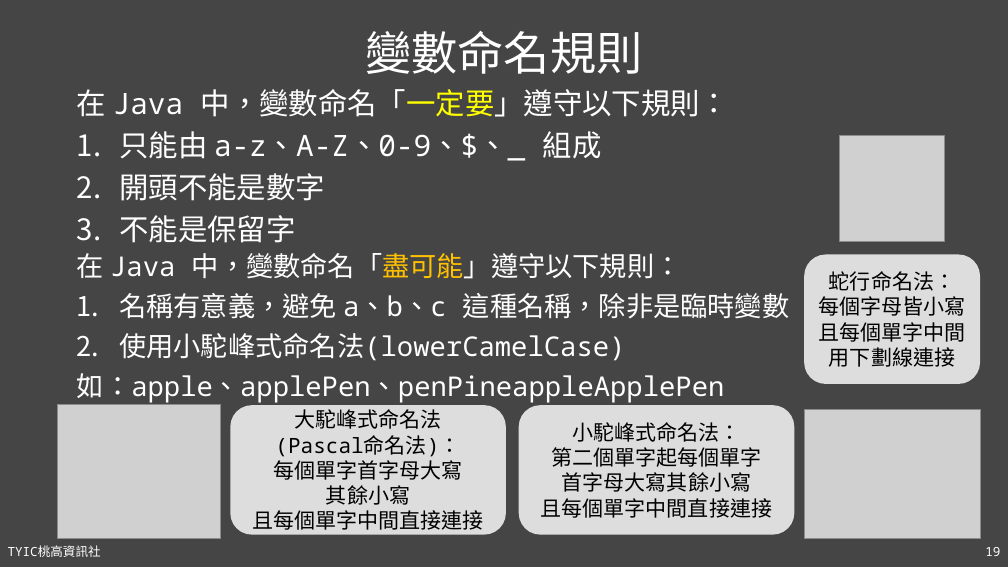
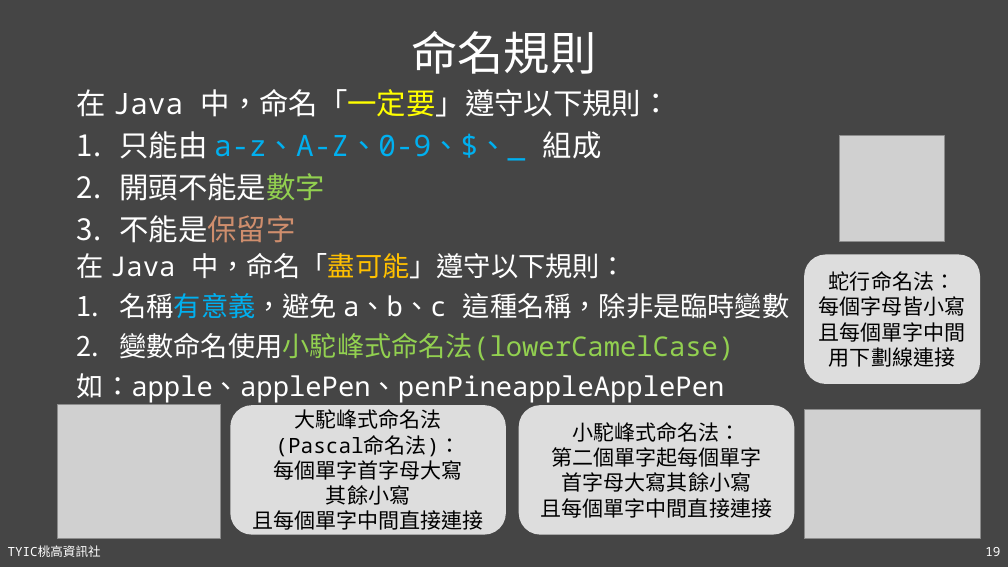
Before and after one commit to TYSHIC/slides, a slide deck: slide 19 of powerpoint/04_初探Java.pptx. Drawn at 1008x567 pixels with LibreOffice and Linux fonts; fonts in the diff are those of the drawing; grey boxes stand for pictures. Boxes give left, top, right and bottom in pixels: in the first picture for what was removed or moved away, otherwise in the second. Text is boxed around its words. In the diff, an @@ line names an element or a change of style, - is before the commit and + after.

```diff
--- a/powerpoint/04_初探Java.pptx
+++ b/powerpoint/04_初探Java.pptx
@@ title at box(411, 31, 596, 74): text changed @@
-變數命名規則
+命名規則
@@ text at box(77, 89, 671, 117): text changed @@
-在 Java 中，變數命名「一定要」遵守以下規則：
+在 Java 中，命名「一定要」遵守以下規則：
@@ text at box(119, 131, 602, 243): text colour #FFFFFF to #00B0F0 in "a-z、A-Z、0-9、$、_"; text colour #FFFFFF to #92D050 in "開頭不能是數字"; text colour #FFFFFF to #CF8E6D in "不能是保留字" @@
@@ text at box(77, 253, 627, 279): text changed @@
-在 Java 中，變數命名「盡可能」遵守以下規則：
+在 Java 中，命名「盡可能」遵守以下規則：
@@ text at box(119, 293, 789, 319): text colour #FFFFFF to #00B0F0 in "名稱有意義，避免" @@
@@ text at box(119, 333, 734, 361): text changed; text colour #FFFFFF to #92D050 @@
-2. 使用小駝峰式命名法(lowerCamelCase)
+2. 變數命名使用小駝峰式命名法(lowerCamelCase)
```
Also in this commit, not shown: 3 other slides changed, 3 other files.
